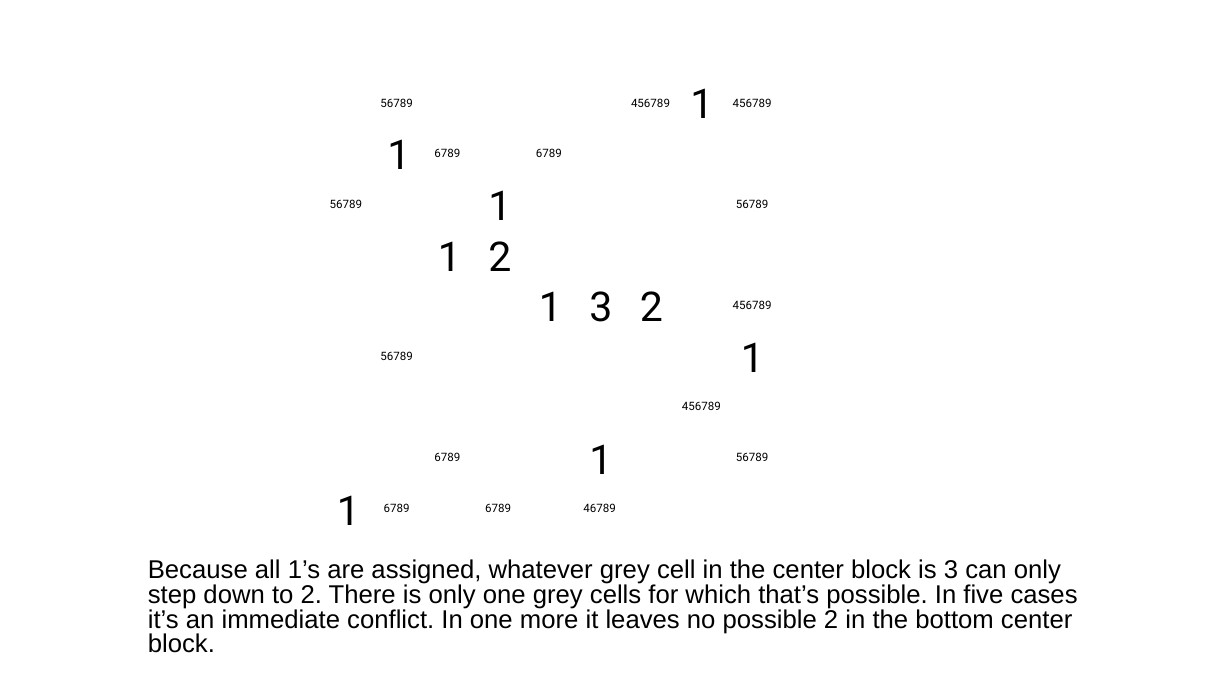
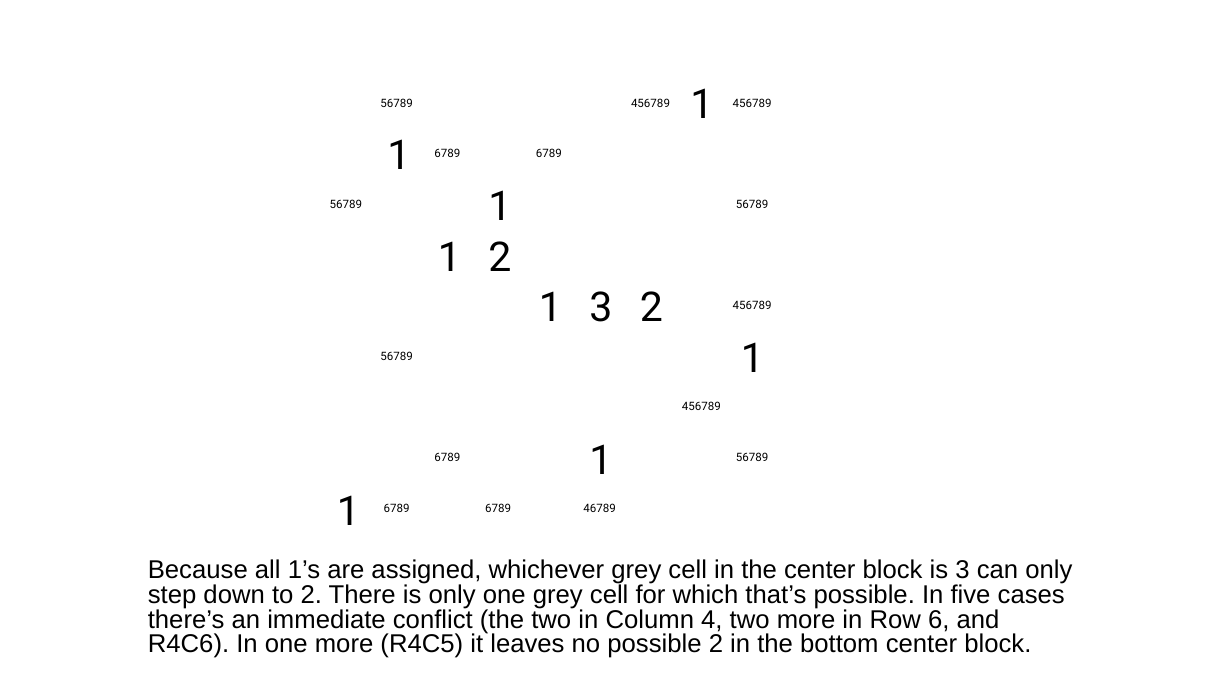
Before and after one commit to jhardis/WSJ_Number_Puzzles, a slide deck: slide 16 of 20260711_2.pptx. Drawn at 1232x693 pixels with LibreOffice and Linux fonts; fonts in the diff are those of the drawing; background and template pictures are left out. Boxes give left, top, right and bottom in pixels: in the first picture for what was removed or moved away, otherwise in the second. Text is boxed around its words. In the diff, an @@ line names an element or a change of style, - is before the commit and + after.

```diff
--- a/20260711_2.pptx
+++ b/20260711_2.pptx
@@ text at (148,559,1072,658): text changed @@
-Because all 1’s are assigned, whatever grey cell in the center block is 3 can only step down to 2. There is only one grey cells for which that’s possible. In five cases it’s an immediate conflict. In one more it leaves no possible 2 in the bottom center block.
+Because all 1’s are assigned, whichever grey cell in the center block is 3 can only step down to 2. There is only one grey cell for which that’s possible. In five cases there’s an immediate conflict (the two in Column 4, two more in Row 6, and R4C6). In one more (R4C5) it leaves no possible 2 in the bottom center block.
```
Also in this commit, not shown: 1 other slide changed.
